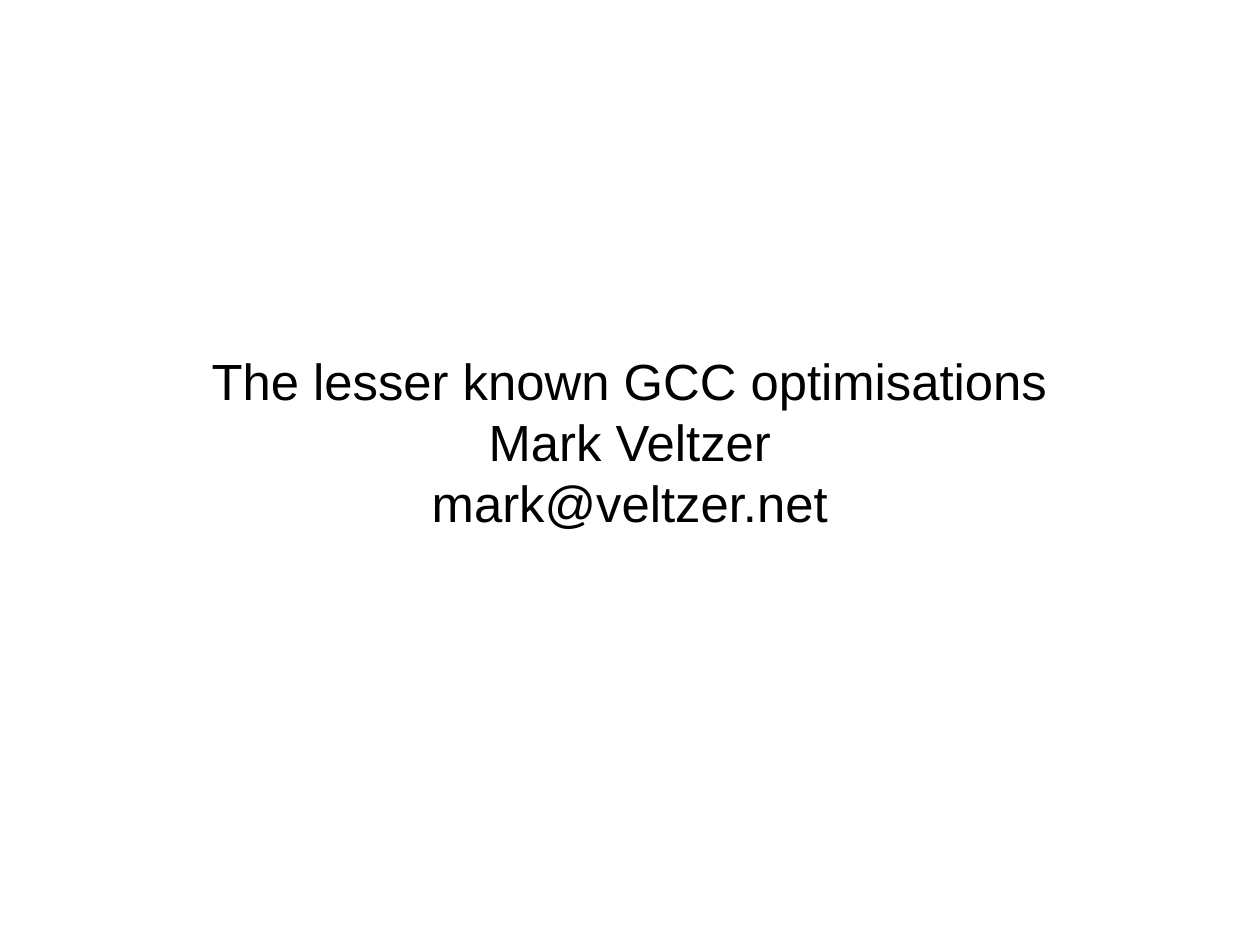
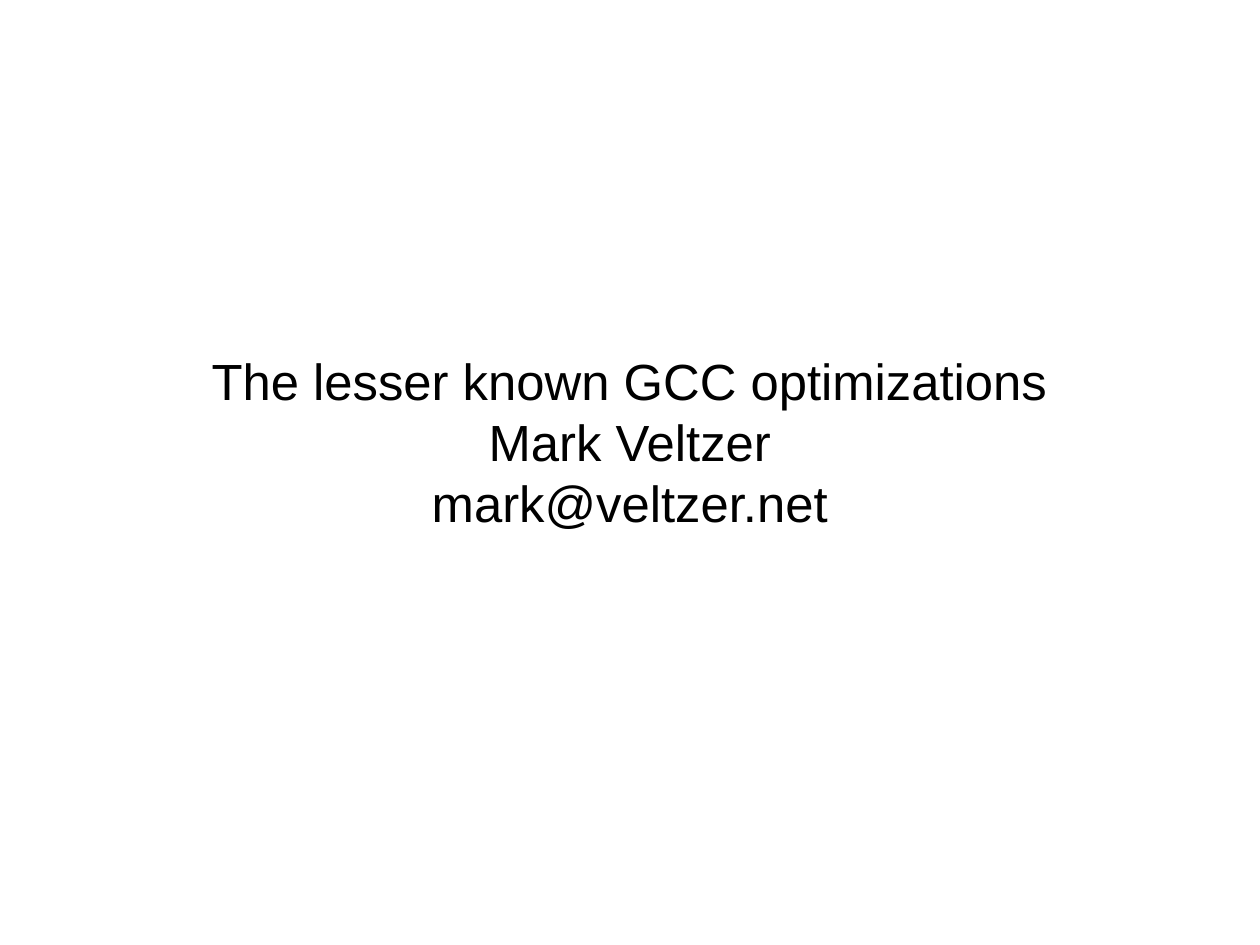
Before and after one commit to veltzer/demos-linux, a slide deck: slide 1 of doc/gcc_opt.odp. Drawn at 1260x945 pixels with LibreOffice and Linux fonts; fonts in the diff are those of the drawing. Boxes give left, top, right and bottom in pixels: in the first picture for what was removed or moved away, otherwise in the second. Text is boxed around its words. In the diff, an @@ line names an element or a change of style, - is before the commit and + after.

Commit message:
minor fixes to the slides

```diff
--- a/doc/gcc_opt.odp
+++ b/doc/gcc_opt.odp
@@ subtitle at [212,363,1047,411]: text changed @@
-The lesser known GCC optimisations
+The lesser known GCC optimizations
```
